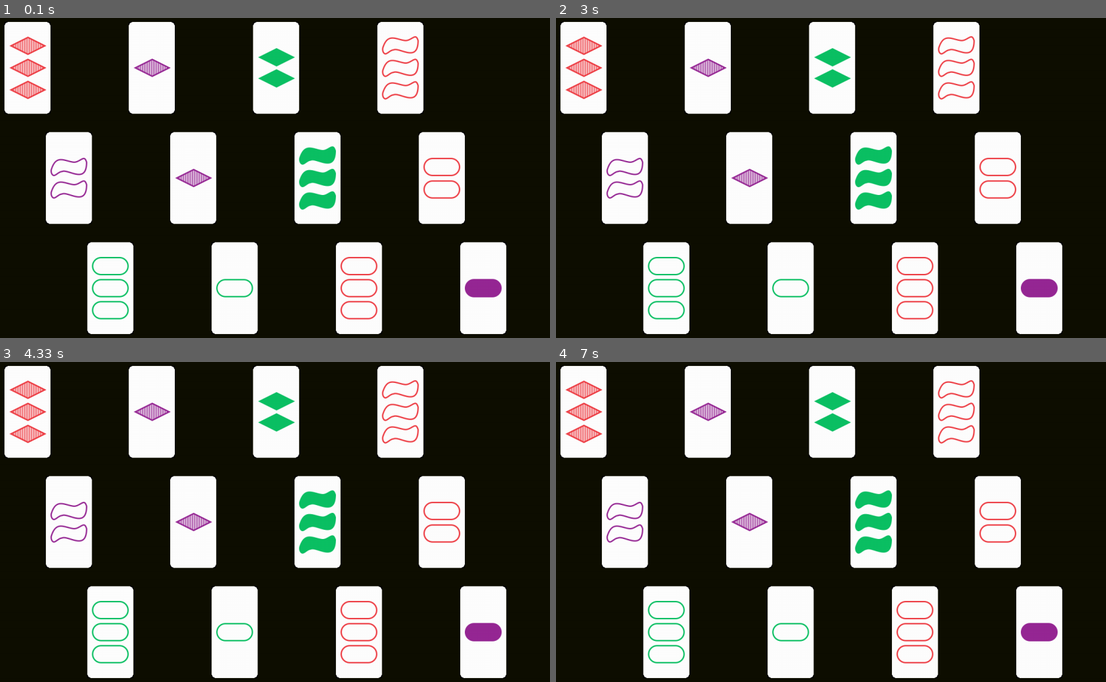
Above: before the commit, frames 1-4 (two rows, left to right).
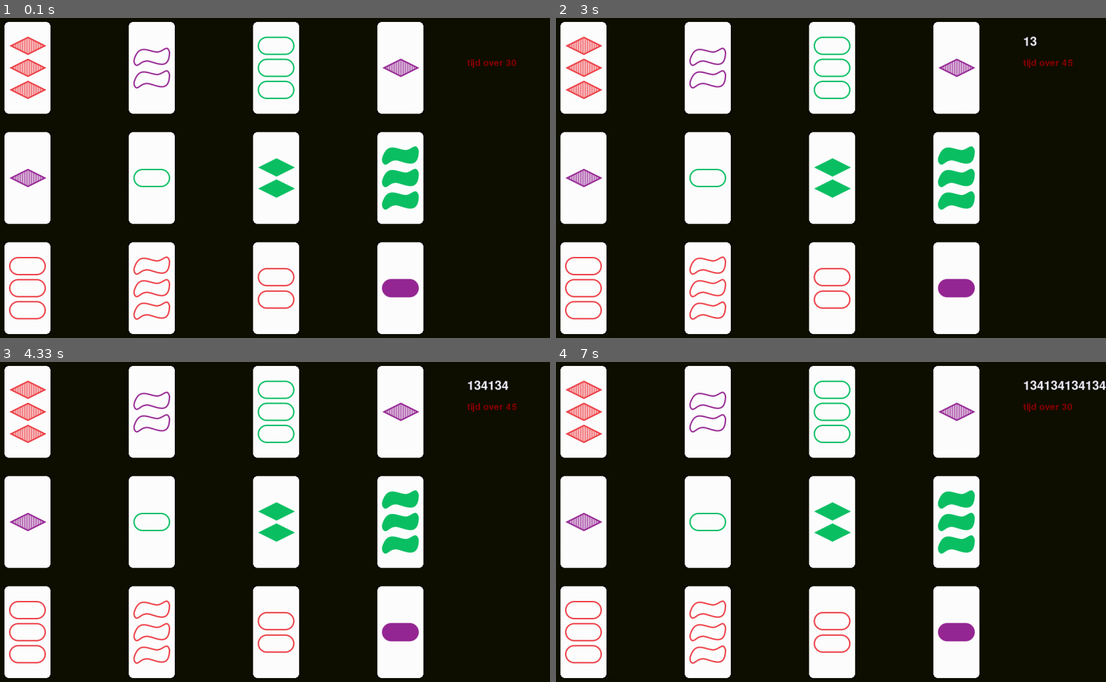
Above: after the commit, the same moments.

Repository: DeezRobotNuts/SET
Game: pygame game, started from SET+kaarten/SET+kaartclass.py
The game is run twice, just before and just after one commit, with the same random seed, the same clock (stepped at 60 frames per second) and the same inputs.
Inputs:
- Up to frame 1 (0.1 s): no input
- Up to frame 2 (3 s): hold Esc 0.33-0.8 s; hold Up 0.33-0.8 s; hold Backspace 0.88-1.35 s; hold Up 0.88-1.35 s; hold Up 1.43-1.9 s; hold Left 1.98-2.52 s; tap 1 at 2.13 s; hold Down 2.55-2.85 s; tap 3 at 2.7 s; hold Left from 2.88 s (still down)
- Up to frame 3 (4.33 s): tap 4 at 3.03, 4.27 s; release Left at 3.28 s; hold Up 3.32-3.68 s; tap 1 at 3.47 s; hold Down 3.72-4.08 s; tap 3 at 3.87 s; hold Left from 4.12 s (still down)
- Up to frame 4 (7 s): release Left at 4.58 s; hold Up 4.62-4.92 s; tap 1 at 4.77, 6 s; hold Left 4.95-5.48 s; tap 3 at 5.1, 6.43 s; hold Down 5.52-5.82 s; tap 4 at 5.67, 6.83 s; hold Left 5.85-6.25 s; hold Up 6.28-6.65 s; hold Down from 6.68 s (still down)

The runs differ from the first frame. In frame 1, 37% of the frame differs, in the area x 0-94%, y 5-99%; in frame 2, 37%; in frame 3, 37%; in frame 4, 37%, in the area x 0-100%, y 5-99%.

Commit message:
Add files via upload

Diff:
--- a/SET+kaarten/SET+kaartclass.py
+++ b/SET+kaarten/SET+kaartclass.py
@@ -40,16 +40,6 @@
     else:
         return False
 
-class Kaart:
-    def __init__(self, nummer, symbool, kleur, shading):
-        self.nummer, self.symbool, self.kleur, self.shading = nummer, symbool, kleur, shading
-    def __str__(self):
-        return "|{self.nummer}, {self.symbool}, {self.kleur}, {self.shading}|".format(self=self)
-    def __repr__(self):
-        return "|{self.nummer}, {self.symbool}, {self.kleur}, {self.shading}|".format(self=self)
-    #we kunnen mogelijk "==" betekenis geven voor onze class om de vergelijkfunctie wat eleganter te maken,
-
-#hier de handingevoerde kaarten en het werk om ze daadwerkelijk tot de bruikbare class te maken, om te laten zien dat we niet op onze reet hebben gezeten mocht het niet afkomen
 class Kaart:
     def __init__(self, nummer, symbool, kleur, shading):
         self.nummer, self.symbool, self.kleur, self.shading = nummer, symbool, kleur, shading
@@ -151,17 +141,26 @@
         a, b = SETs[r], showSETs[r]
         return a, b
 
-"""(dit nu niet nodig maar wel fundamenteel om bij de hand te hebben)
-#test of alle kaarten het doen met een willekeurige shuffle van het deck
-kaartgoed, kaartalternatief, kaartlijst, alterlijst = en_nu_goed_om(kaart_eigenschappen)
-#je kan ook "kaartlijst" gebruiken
-
-testkaartm = [alterlijst[i] for i in range(81)]
-shuffle(testkaartm)
-jnfo, keesbaarantwoord = elkeSET(testkaartm[:12])
-for i in range(len(keesbaarantwoord)):
-    a, b, c = keesbaarantwoord[i]
-    print(" {} \n {} \n {} \n ...".format(a, b, c))"""
+
+class Timer:
+    def __init__(self,scherm, duur =30, font_grootte = 30,positie=(1100,100)):
+        self.scherm = scherm
+        self.duur = duur
+        self.tijd_over = duur
+        self.positie = positie
+        self.font = pygame.font.Font(None,font_grootte)
+
+    def reset(self):
+        self.tijd_over = self.duur
+
+    def update(self):
+        self.tijd_over -= 1
+        if self.tijd_over <= 0:
+            self.reset()
+
+    def teken(self,tijd_over):
+        tijd_tekst = self.font.render(f"tijd over {tijd_over}", True, (139,0,0))
+        self.scherm.blit(tijd_tekst, self.positie)
 
 #zo kan de module starten met shit doen
 pygame.init()
@@ -188,6 +187,7 @@
 
 #gebruik één van de twee dict/lijstcombos
 kaartdict, altdict, kaartlijst, altlijst = en_nu_goed_om(kaart_eigenschappen)
+
 
 #ons probeersel om de kaart class van eerder op het spelbord te krijgen
 class Grid(pygame.sprite.Sprite):
@@ -197,44 +197,118 @@
         self.positie = positie
         self.kleur = kleur
 
-        #totdat de plaatjes werken
-        #self.vlak = pygame.Surface([90, 160])
-        #self.vlak.fill(self.kleur)
-
         self.kaart = altlijst[rndm(81)]
 
         self.plaatje = pygame.image.load(altdict[self.kaart]).convert()
         self.plaatje.set_colorkey((self.kleur), pygame.RLEACCEL)
 
-        self.plek = self.plaatje.get_rect(left=(95 + 90*self.positie)
-                                       ,top = (20 + 240*(self.positie % 3)))
-        #een self.kaart die een van de kaarten pakt?
-
-
-
+        self.rij, self.kolom = divmod(self.positie, 4)
+
+        self.plek = self.plaatje.get_rect(left=(95 + 270*self.kolom)
+                                       ,top = (20 + 240*(self.rij)))
+        self.gekozen = False
+
+
+class textinput(pygame.sprite.Sprite):
+    def __init__(self, kleur):
+        self.kleur = kleur
+
+        self.vlak = pygame.Surface([100, 100])
+        self.vlak.fill(self.kleur)
+        self.plek = self.vlak.get_rect(right= 20, top = 20)
+        self.font = pygame.font.SysFont(None,120)
+        self.text = ""
+
+        def maak(self, scherm):
+            scherm.blit(self.tekst, (self.plek))
+            pygame.draw.Rect(self.scherm, self.kleur, self.plek)
 
 grid = [Grid(i, (rd1, gr1, bl1)) for i in range(12)]
+
+lijst = []
+for i in range(12):
+    lijst.append(grid[i].kaart)
+print(elkeSET(lijst))
+
+#timer
+timer = Timer(scherm, positie=(1100,100))
+timer_spel = pygame.USEREVENT + 1
+pygame.time.set_timer(timer_spel, 1000)
+
+
+#textinvoer omdat de Texvak class nog niet af is
+tekstinvoer = ""
+lettertype = pygame.font.SysFont(None,40)
+
+
+#spel = True #waarom moet deze erbij @Yunus?
 
 #start het spel
 lekkerspelen = True
+
+puntenpc = 0
+puntenspeler = 0
 while lekkerspelen:
-
     #events
     for event in pygame.event.get():
-        #hier kan mogelijk toetsenbord input
-        if event.type == pygame.KEYDOWN:
-            if event.key == pygame.K_ESCAPE:
+        #sluit het spel
+        if event.type == pygame.QUIT:
+            lekkerspelen = False
+            spel = False
+
+        elif event.type == timer_spel:
+            timer.update()
+            if timer.tijd_over <= 0:
+                print("beurt voorbij")
+                timer.update = timer.duur
+
+        #hier past toetsenbord input
+        elif event.type == pygame.KEYDOWN:
+             if event.key == pygame.K_UP:
+                timer.duur = 15  #druk op arrow key up zodat timer 15 sec is
+                timer.reset()
+             elif event.key == pygame.K_DOWN:
+                timer.duur = 30  #druk op arrow key down zodat timer 30 sec is
+                timer.reset()
+             elif event.key == pygame.K_LEFT:
+                timer.duur = 45  #druk op arrow key left zodat timer 45 sec is
+                timer.reset()
+             if event.key == pygame.K_ESCAPE:
                 lekkerspelen == False
-        #sluit het spel
-        elif event.type == pygame.QUIT:
-            lekkerspelen = False
-    #hier kan ook toetsenbord input
-    toetsinvoer = pygame.key.get_pressed()
+            #onderstaande zorgt ervoor dat backspace, tekst, spatie en enter intuitief werken voor tekstinvoer
+             elif event.key == pygame.K_BACKSPACE:
+                tekstinvoer = tekstinvoer[:-1]
+             else:
+                tekstinvoer += event.unicode
+                if event.key == pygame.K_RETURN:
+                    a, b, c = tekstinvoer.split()
+                    a, b, c = int(a), int(b), int(c)
+                    if verglijk(grid[a].kaart, grid[b].kaart, grid[c].kaart):
+                        tekstinvoer = "lekkerbezig"
+
+#helaas heb ik heel veel code die veel smoother was niet goed geimplementeerd gekregen
+        """if event.key == pygame.K_BACKSPACE:
+            if event.key == pygame.K_DELETE:
+                for i in range(3):
+                    a = grid[i].kaart
+                    while a == grid[i].kaart:                             a = altlijst[rndm(81)]
+                    grid[i].kaart = a
+                puntenpc += 1
+                #teller = 0
+                setje = []
+                pygame.event.clear"""
+
+
 
 
     #achtergrond kleur
     #rd, gr, bl = 5, 13, 3 #voor mooi groene kleur, aangezien dit er één is kan het wel hier
     scherm.fill(((rd, gr, bl)))
+
+    textvlak = lettertype.render(tekstinvoer,True, (rd1, gr1, bl1))
+    scherm.blit(textvlak,(1100, 50))
+
+    timer.teken(timer.tijd_over)
 
     for n in range(len(grid)):
         scherm.blit(grid[n].plaatje, grid[n].plek)
